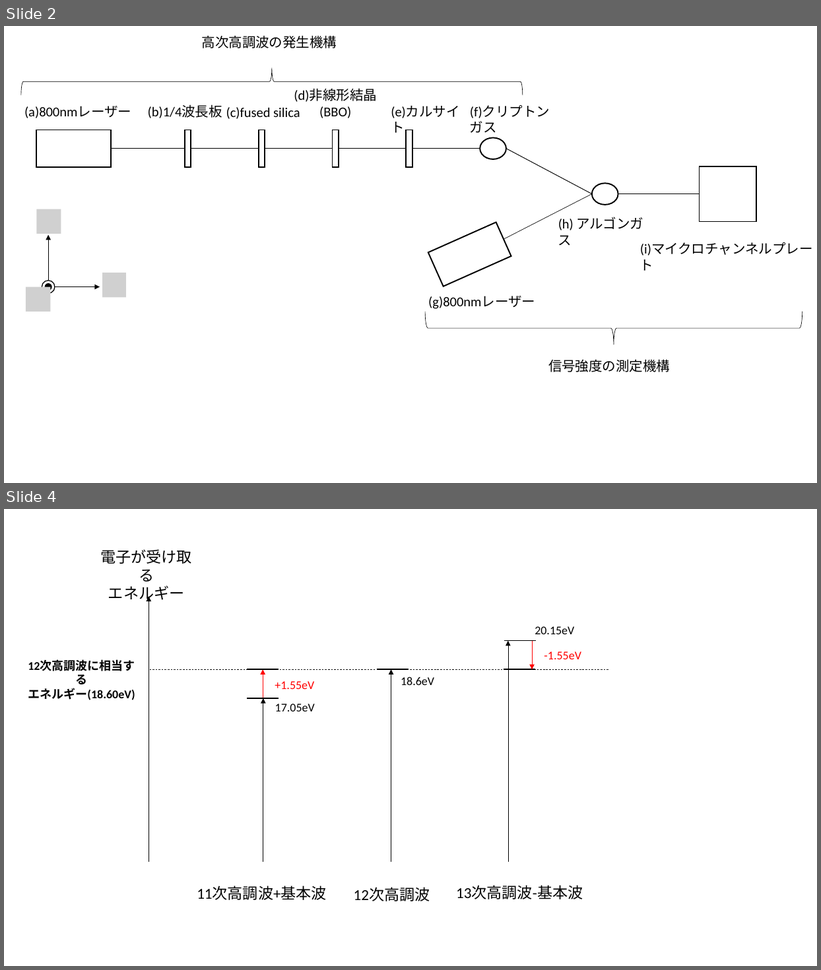
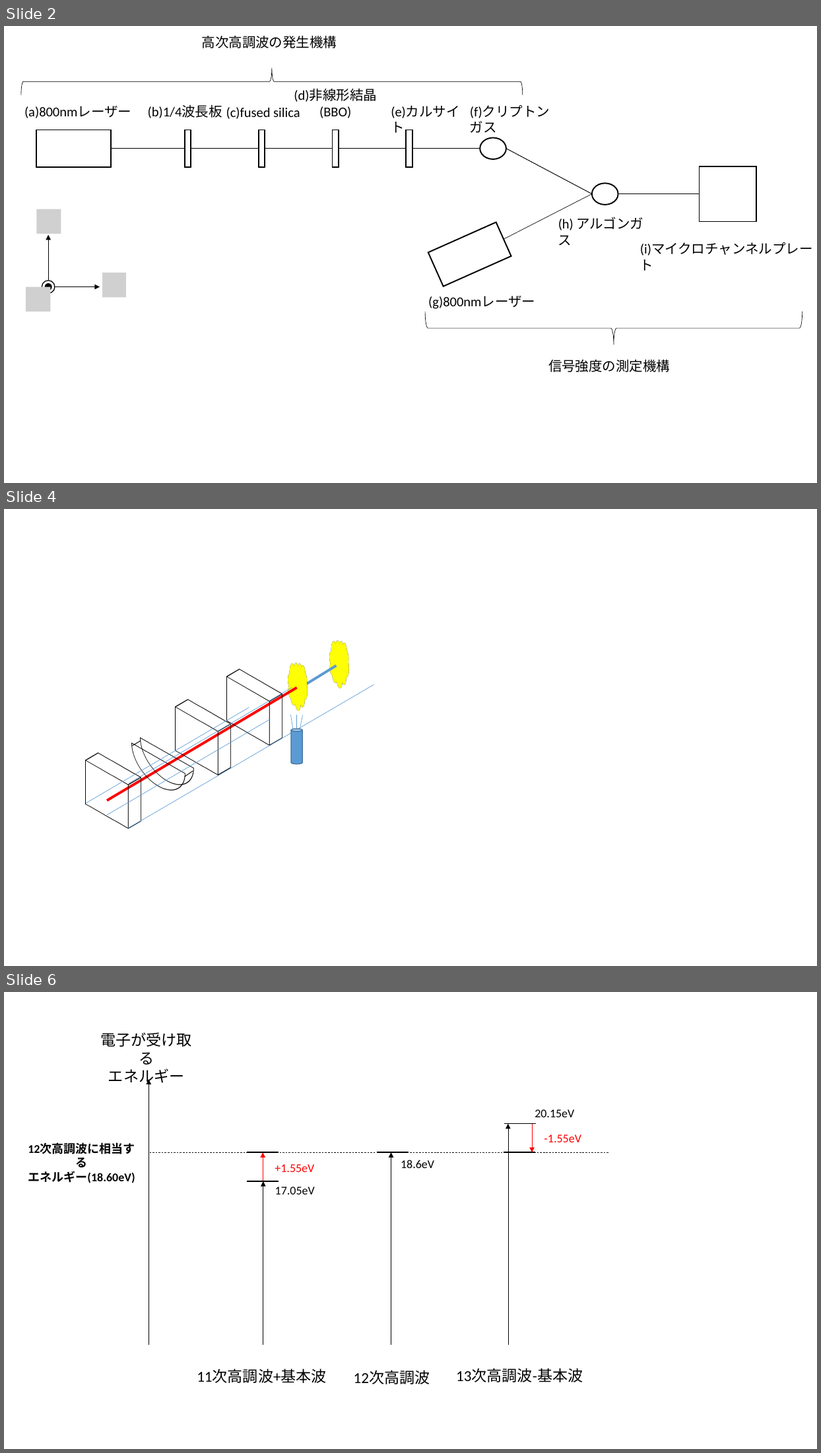
Before and after one commit to Appelingo/Data_Analyze, a slide deck: 図/図.pptx. Shown one above the other, each under a label of ours: slides 2 and 4 before the commit, slides 2, 4 and 6 after it; the slides between them are not shown. The pictures are 821x970 and 821x1453 pixels, drawn with LibreOffice and Linux fonts; fonts in the diff are those of the drawing; grey boxes stand for pictures. Boxes give left, top, right and bottom in pixels: in the first picture for what was removed or moved away, otherwise in the second. Text is boxed around its words. In the diff, an @@ line names an element or a change of style, - is before the commit and + after.

```diff
--- a/図/図.pptx
+++ b/図/図.pptx
@@ slide 4 added at (4, 509, 817, 966), background #FFFFFF @@
@@ cloud added at (326, 634, 353, 693), fill #FFFF00, outline #000000 1 pt @@
@@ cloud added at (284, 657, 312, 716), fill #FFFF00, outline #000000 1 pt @@
@@ line added from (306, 685) to (337, 666), #5B9BD5 3 pt @@
@@ line added from (128, 828) to (374, 685), #5B9BD5 0.5 pt @@
@@ cube added at (216, 672, 294, 743), outline #000000 1 pt @@
@@ line added from (107, 801) to (297, 688), #FF0000 3 pt @@
@@ line added from (129, 784) to (292, 688), #5B9BD5 0.5 pt @@
@@ cube added at (164, 702, 242, 772), outline #000000 1 pt @@
@@ line added from (86, 803) to (250, 708), #5B9BD5 0.5 pt @@
@@ line added from (107, 815) to (271, 720), #5B9BD5 0.5 pt @@
@@ line added from (293, 729) to (290, 715), #5B9BD5 0.5 pt @@
@@ line added from (297, 729) to (297, 715), #5B9BD5 0.5 pt @@
@@ line added from (300, 729) to (303, 716), #5B9BD5 0.5 pt @@
@@ cylinder added at (291, 729, 303, 764), fill #5B9BD5, outline #43739E 1 pt @@
@@ cube added at (75, 755, 153, 826), outline #000000 1 pt @@
@@ group added at (121, 720, 204, 793): 2 pie slice (boxed as its full ellipse)s, 2 lines @@
@@ what was slide 4 is now slide 6 @@
```
Also in this commit, not shown: 1 slide changed, 1 other slide added, 6 other files.
